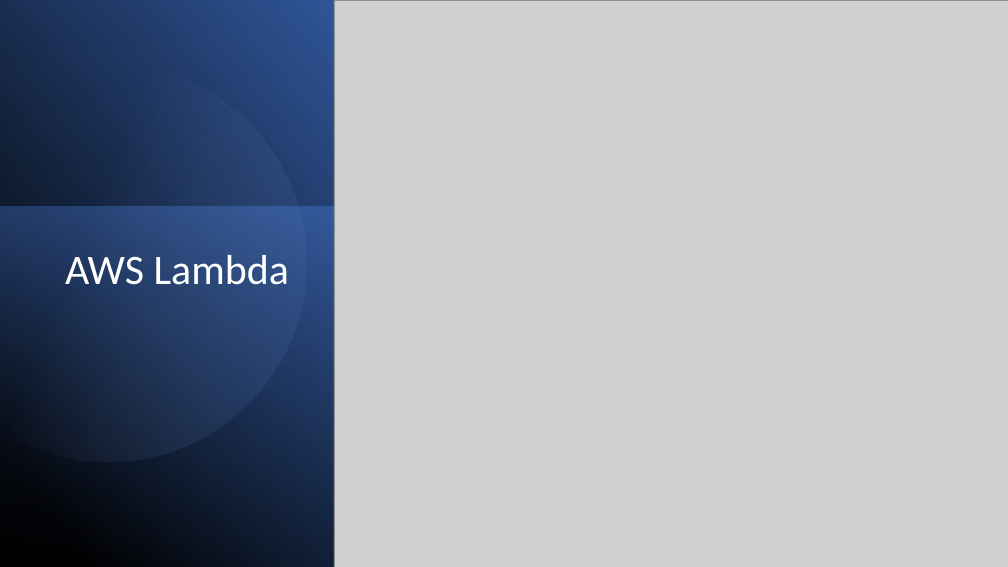
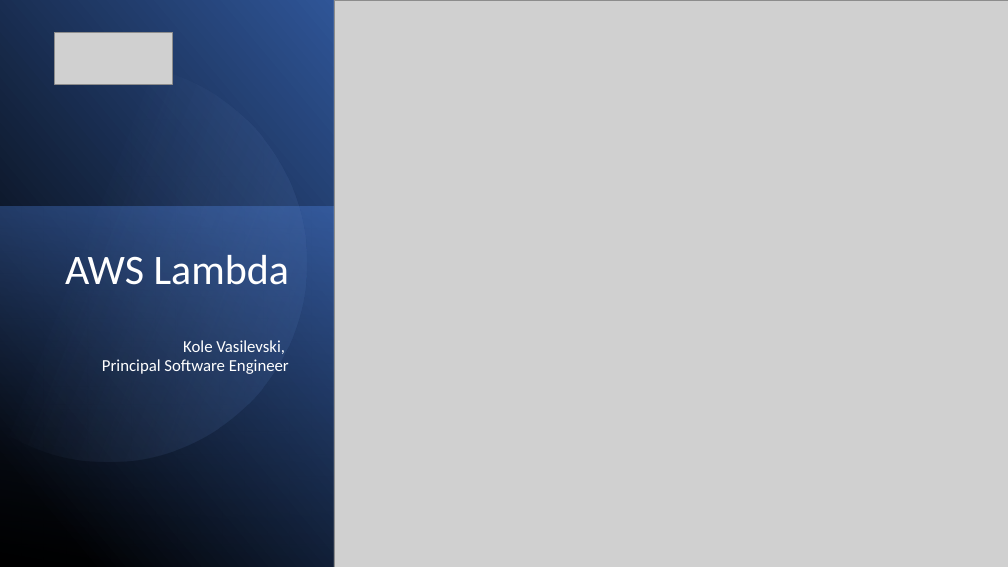
Before and after one commit to IT-Labs/aws-serverless-series, a slide deck: slide 1 of Lambda/AWS Lambda.pptx. Drawn at 1008x567 pixels with LibreOffice and Linux fonts; fonts in the diff are those of the drawing; grey boxes stand for pictures. Boxes give left, top, right and bottom in pixels: in the first picture for what was removed or moved away, otherwise in the second. Text is boxed around its words. In the diff, an @@ line names an element or a change of style, - is before the commit and + after.

```diff
--- a/Lambda/AWS Lambda.pptx
+++ b/Lambda/AWS Lambda.pptx
@@ picture added at [54, 33, 172, 84] @@
@@ title at [65, 255, 289, 374]: text changed; size 40 to 16 pt @@
-AWS Lambda
+AWS Lambda
+Kole Vasilevski,
+Principal Software Engineer
```
Also in this commit, not shown: 2 other files.
